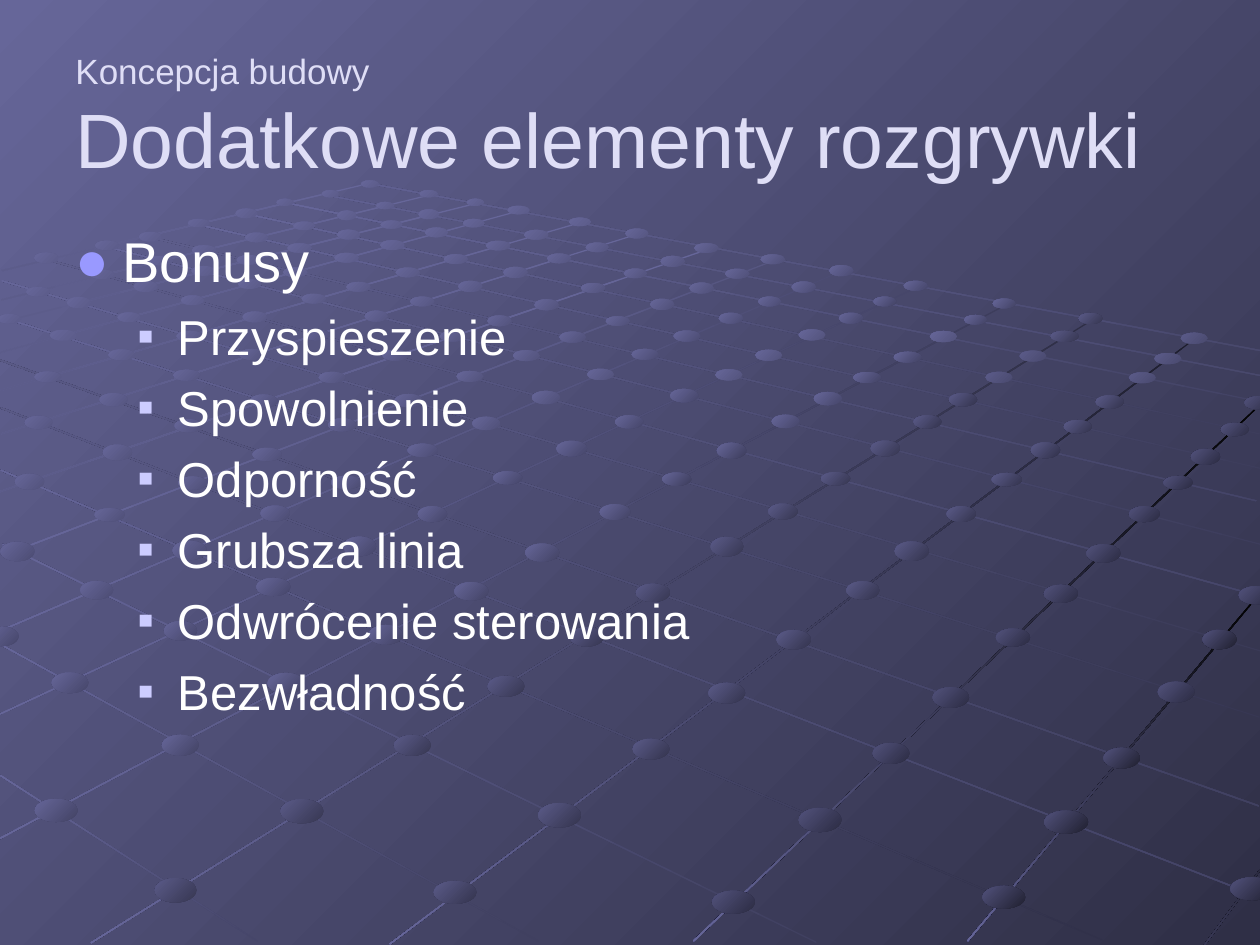
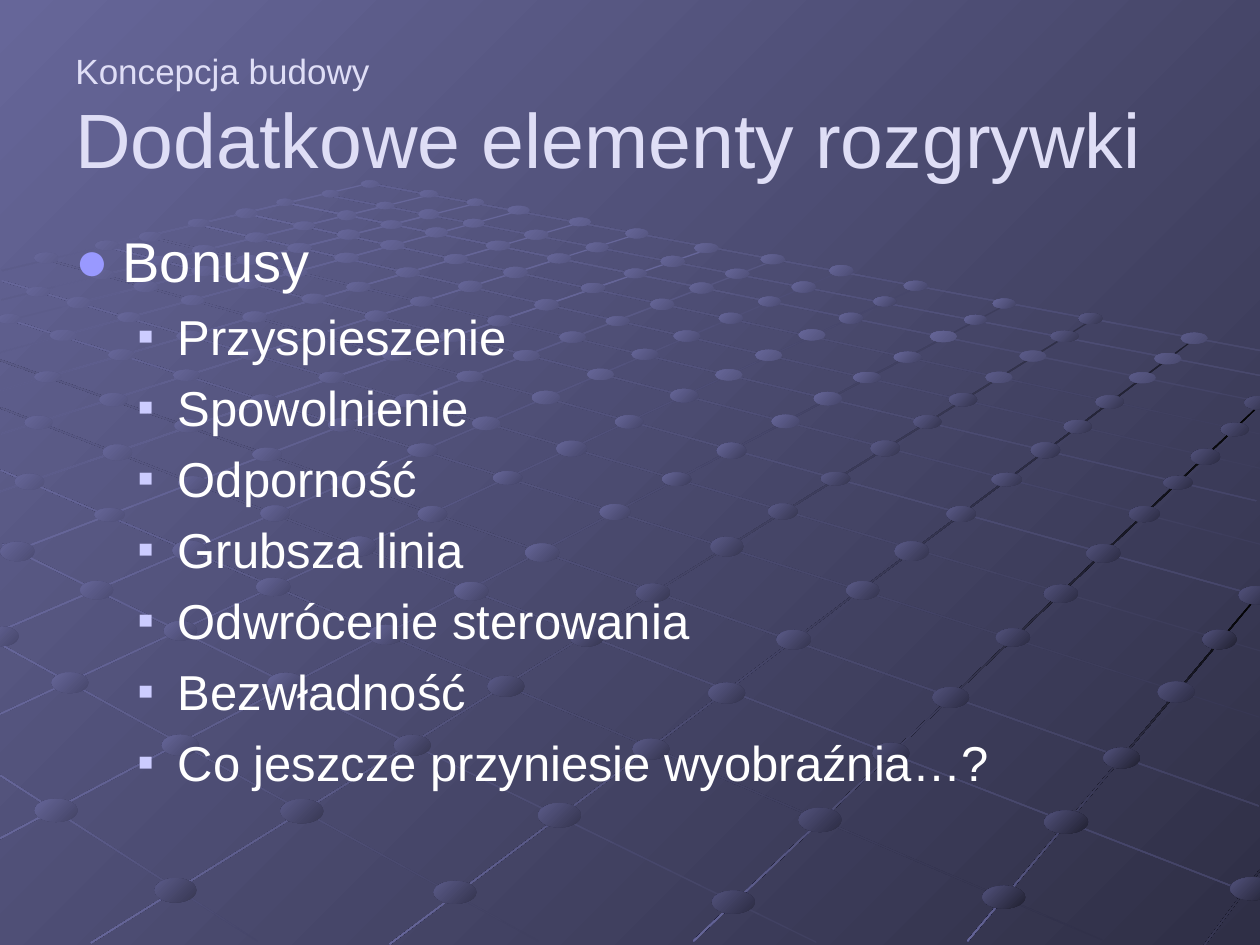
Before and after one commit to valdemart/Motorki, a slide deck: slide 11 of biurokracja/Prezentacja20140321/Prezentacja20140321.ppt. Drawn at 1260x945 pixels with LibreOffice and Linux fonts; fonts in the diff are those of the drawing. Boxes give left, top, right and bottom in pixels: in the first picture for what was removed or moved away, otherwise in the second. Text is boxed around its words. In the diff, an @@ line names an element or a change of style, - is before the commit and + after.

```diff
--- a/biurokracja/Prezentacja20140321/Prezentacja20140321.ppt
+++ b/biurokracja/Prezentacja20140321/Prezentacja20140321.ppt
@@ text at box(178, 745, 989, 791): paragraph added @@
+  ■ Co jeszcze przyniesie wyobraźnia…?
```
Also in this commit, not shown: 1 other slide changed, 15 other files.
